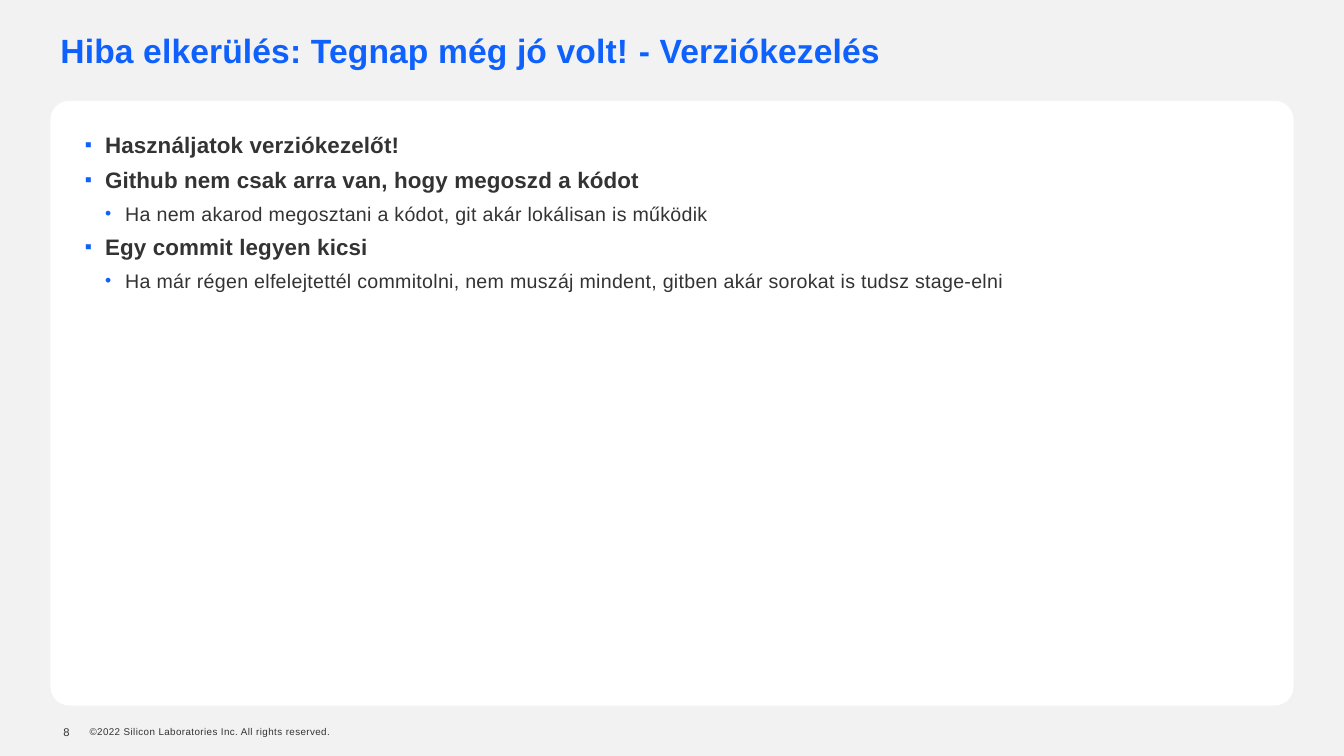
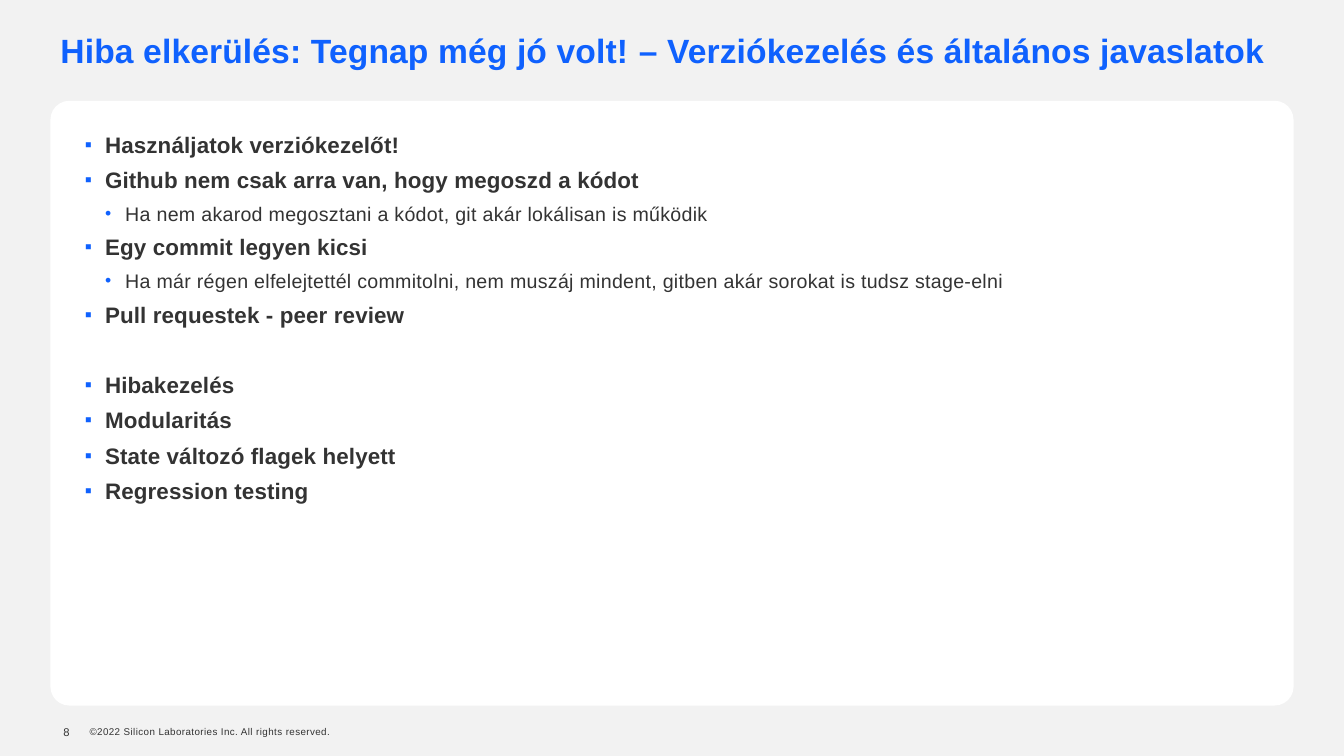
Before and after one commit to andrasbiro-silabs/cansat-bug-presentation, a slide deck: slide 8 of cansat_debug.pptx. Drawn at 1344x756 pixels with LibreOffice and Linux fonts; fonts in the diff are those of the drawing; background and template pictures are left out. Boxes give left, top, right and bottom in pixels: in the first picture for what was removed or moved away, otherwise in the second. Text is boxed around its words. In the diff, an @@ line names an element or a change of style, - is before the commit and + after.

```diff
--- a/cansat_debug.pptx
+++ b/cansat_debug.pptx
@@ title at <box>60,38,1264,70</box>: text changed @@
-Hiba elkerülés: Tegnap még jó volt! - Verziókezelés
+Hiba elkerülés: Tegnap még jó volt! – Verziókezelés és általános javaslatok
@@ text at <box>105,306,404,504</box>: paragraphs added @@
+▪ Pull requestek - peer review
+▪ Hibakezelés
+▪ Modularitás
+▪ State változó flagek helyett
+▪ Regression testing
```
Also in this commit, not shown: 4 other slides changed, 1 slide removed, 1 other file.
